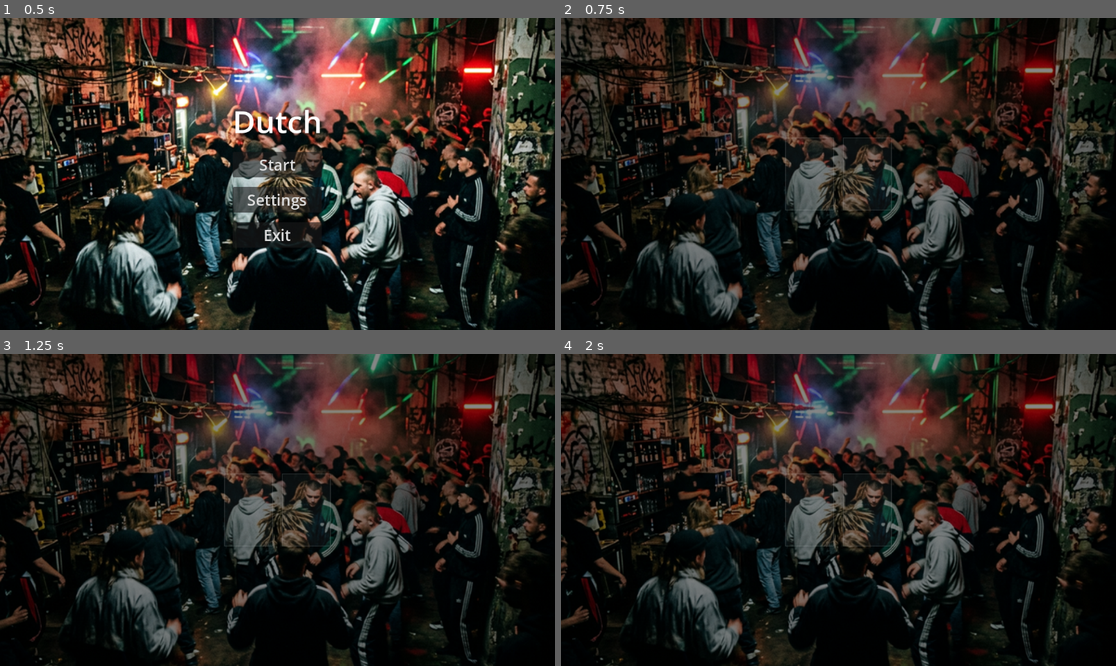
Above: before the commit, frames 1-4 (two rows, left to right).
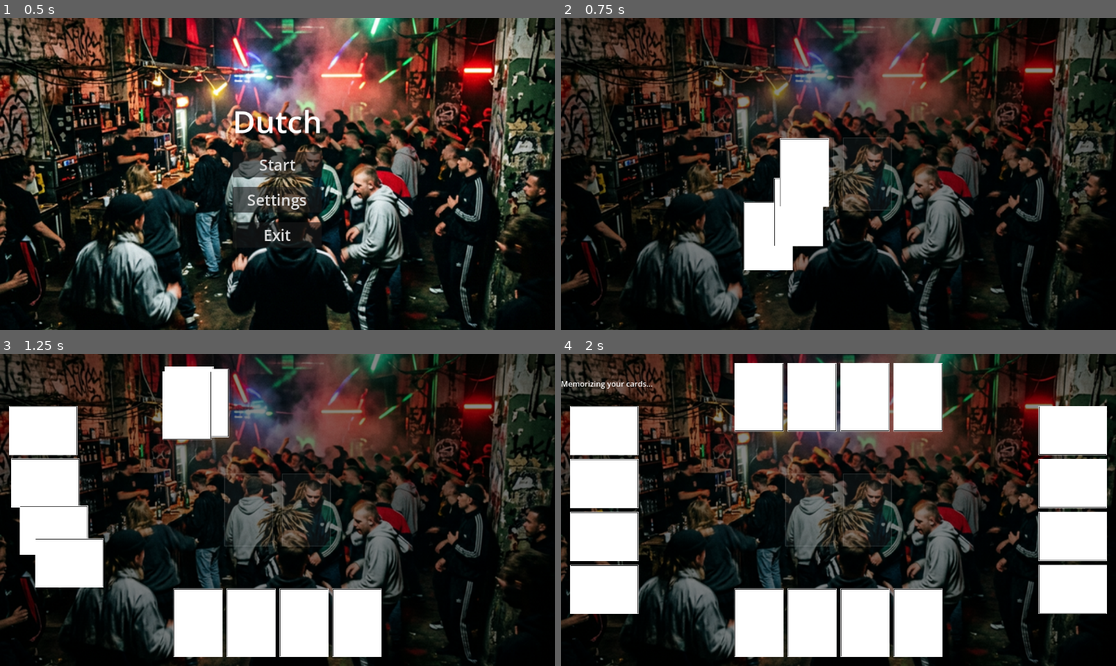
Above: after the commit, the same moments.

Repository: DinVin24/dutch
Game: Godot game, scene res://main_menu.tscn
Two runs of this game, one before a commit and one after it. Both use one fixed random seed, a clock stepped at 60 frames per second and the inputs below.
Inputs (mouse positions are in pixels of both pictures, inside the frame that each line leads up to):
- Up to frame 1 (0.5 s): no input
- Up to frame 2 (0.75 s): click "Start" at 0.5 s
- Up to frame 3 (1.25 s): no input
- Up to frame 4 (2 s): click (810, 510) at 1.27 s

Frame 1 is identical in both runs. In frame 2, 4.7% of the frame differs, in the area x 32-49%, y 38-81%; in frame 3, 18%; in frame 4, 31%, in the area x 0-99%, y 2-98%.
Error before the commit: Parse Error: Expected ":" after "else". (res://game_board.gd:240)

Commit message:
fix(logic): correct GDScript elif syntax

Diff:
--- a/game_board.gd
+++ b/game_board.gd
@@ -237,7 +237,7 @@
 	if pending_card and pending_card.data == card_data:
 		card_to_discard = pending_card
 		pending_card = null
-	else if player_idx != -1:
+	elif player_idx != -1:
 		# Was it a card from a hand? (During a swap)
 		# We need to find which node it was.
 		# We use player_idx directly from the signal to avoid race conditions with next_turn()
